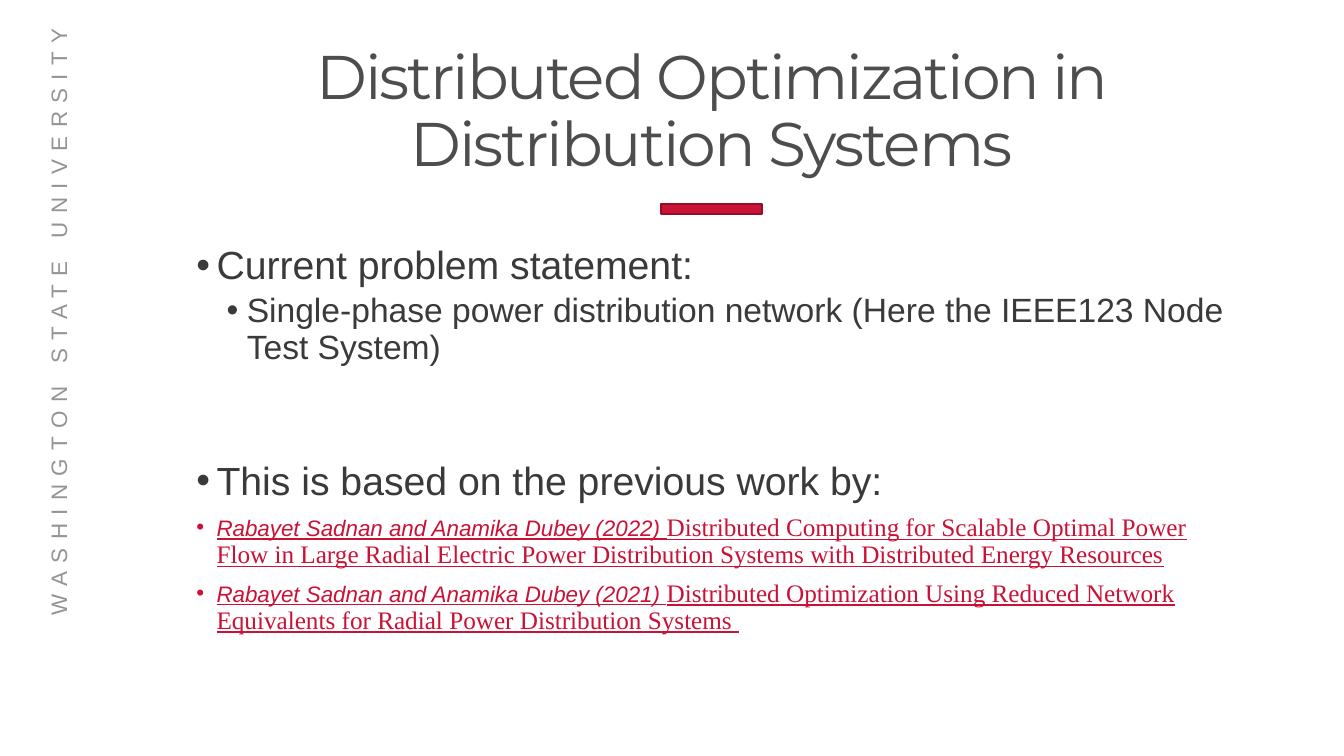
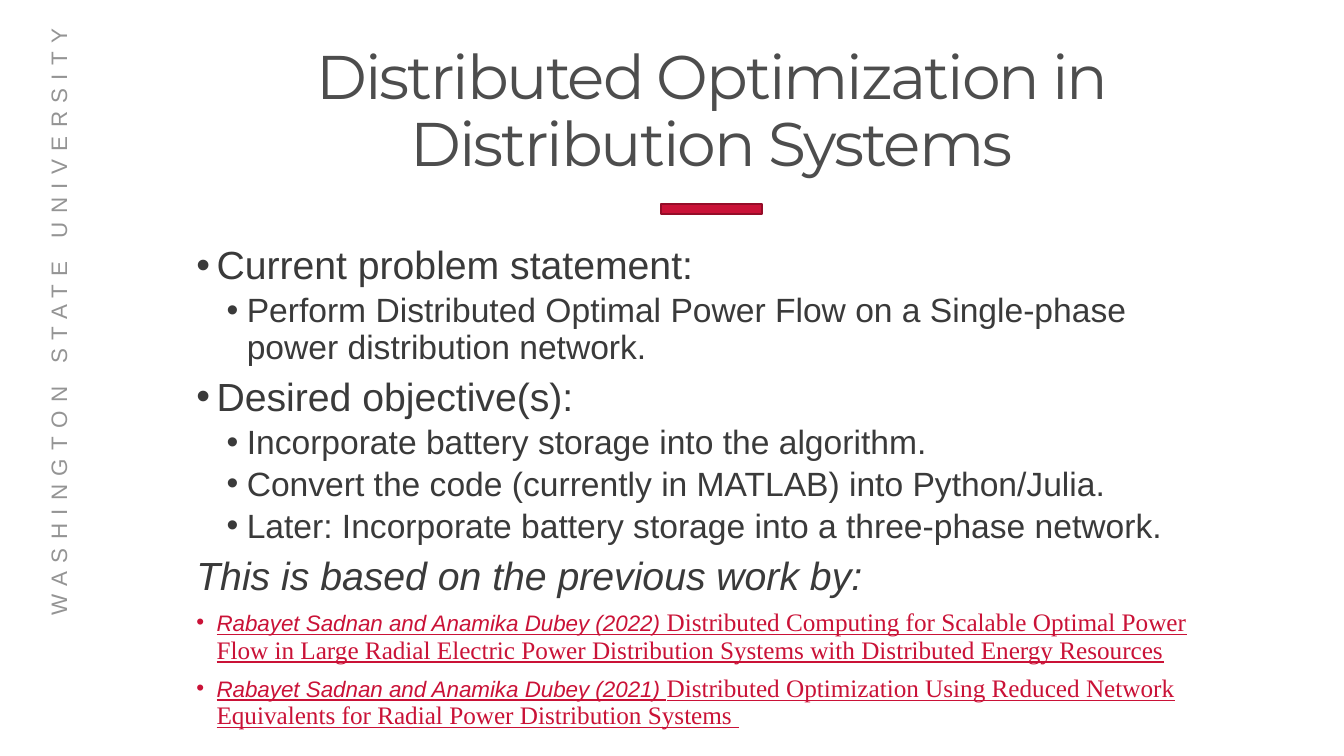
Before and after one commit to Realife-Brahmin/OriginalDocsHub, a slide deck: slide 2 of research_showcase/researchSummary_aryan_ritwajeet_jha.pptx. Drawn at 1344x756 pixels with LibreOffice and Linux fonts; fonts in the diff are those of the drawing; background and template pictures are left out. Boxes give left, top, right and bottom in pixels: in the first picture for what was removed or moved away, otherwise in the second. Text is boxed around its words. In the diff, an @@ line names an element or a change of style, - is before the commit and + after.

```diff
--- a/research_showcase/researchSummary_aryan_ritwajeet_jha.pptx
+++ b/research_showcase/researchSummary_aryan_ritwajeet_jha.pptx
@@ text at box(217, 297, 1162, 545): text changed @@
-  • Single-phase power distribution network (Here the IEEE123 Node Test System)
+  • Perform Distributed Optimal Power Flow on a Single-phase power distribution network.
+• Desired objective(s):
+  • Incorporate battery storage into the algorithm.
+  • Convert the code (currently in MATLAB) into Python/Julia.
+  • Later: Incorporate battery storage into a three-phase network.
@@ text at box(196, 561, 862, 598): italic on in "This is based on the previous work ..."; bullet • to none @@
```
Also in this commit, not shown: 2 other slides changed, 7 slides added, 6 slides removed, 1 other file.
